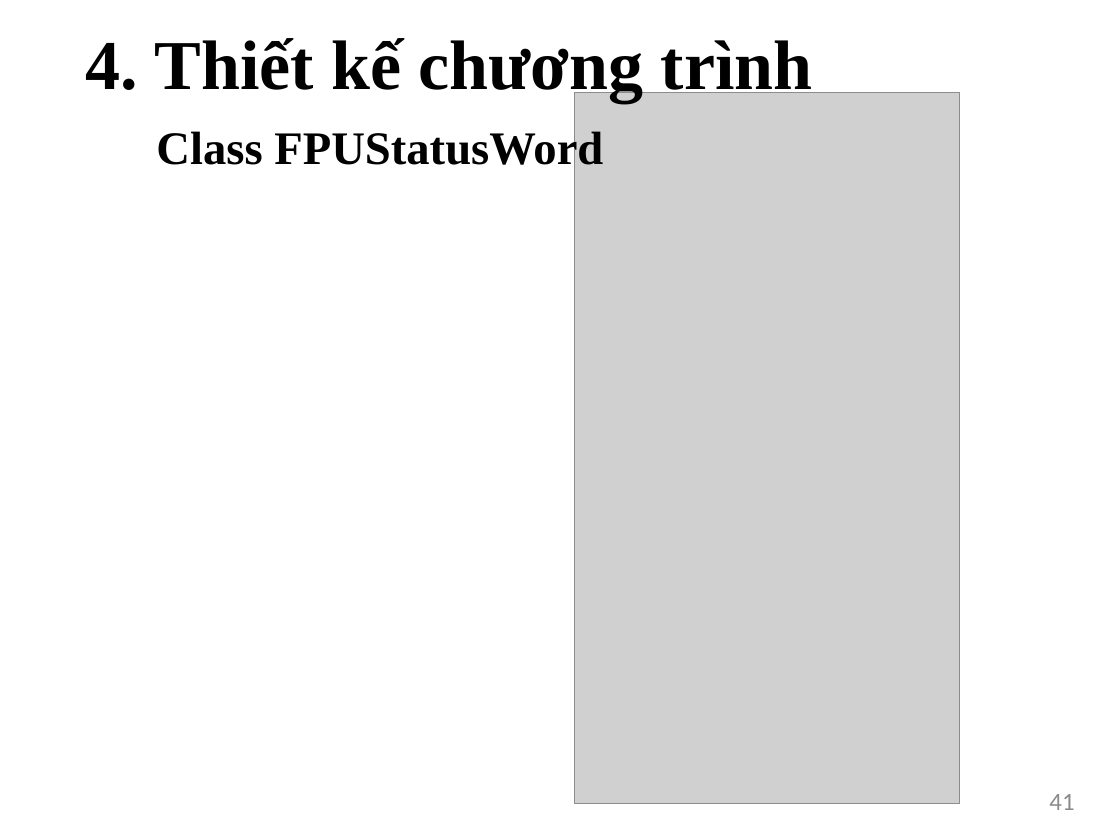
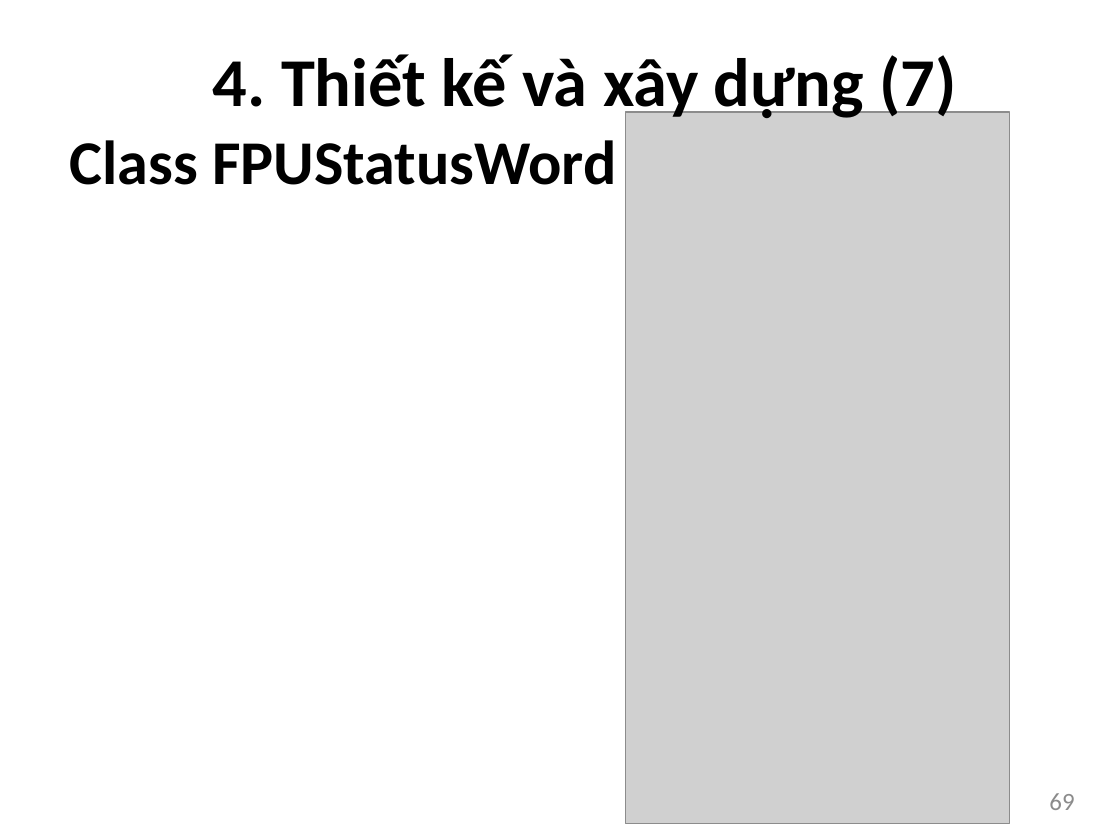
Before and after one commit to bntam/LVTN, a slide deck: slide 69 of Slide/Slide.pptx (slide 41 before the commit). Drawn at 1120x840 pixels with LibreOffice and Linux fonts; fonts in the diff are those of the drawing; grey boxes stand for pictures. Boxes give left, top, right and bottom in pixels: in the first picture for what was removed or moved away, otherwise in the second. Text is boxed around its words. In the diff, an @@ line names an element or a change of style, - is before the commit and + after.

```diff
--- a/Slide/Slide.pptx
+++ b/Slide/Slide.pptx
@@ text removed at (86, 38, 813, 103) @@
-4. Thiết kế chương trình
@@ title added at (213, 54, 956, 122), 44 pt, text #000000, bold @@
+4. Thiết kế và xây dựng (7)
@@ text "Class FPUStatusWord": place and size @@
-text "Class FPUStatusWord" at (156, 128, 603, 174)
+text "Class FPUStatusWord" at (70, 140, 616, 185)
@@ text "Class FPUStatusWord" at (70, 140, 616, 185): size 30 to 40 pt, font Times New Roman to Calibri @@
@@ picture: place and size @@
-picture at (575, 92, 960, 803)
+picture at (625, 112, 1010, 823)
@@ page number at (1049, 793, 1074, 810): text changed @@
-41
+69
```
Also in this commit, not shown: 50 other slides changed, 44 slides added, 2 slides removed.
